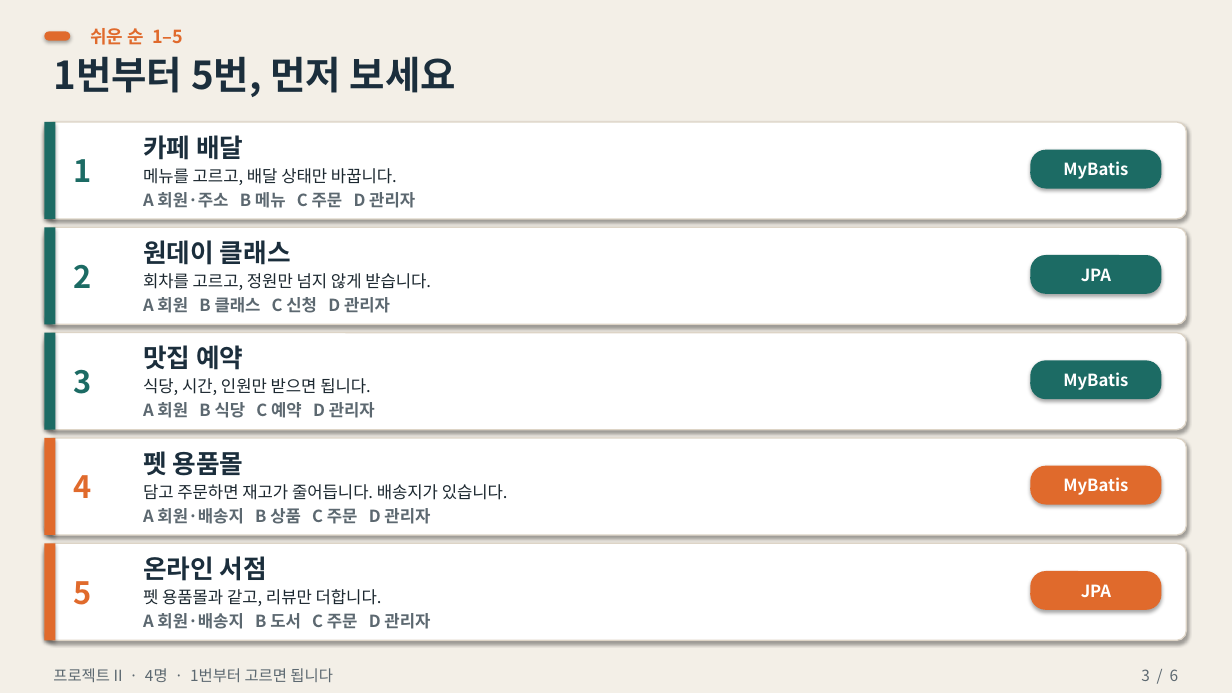
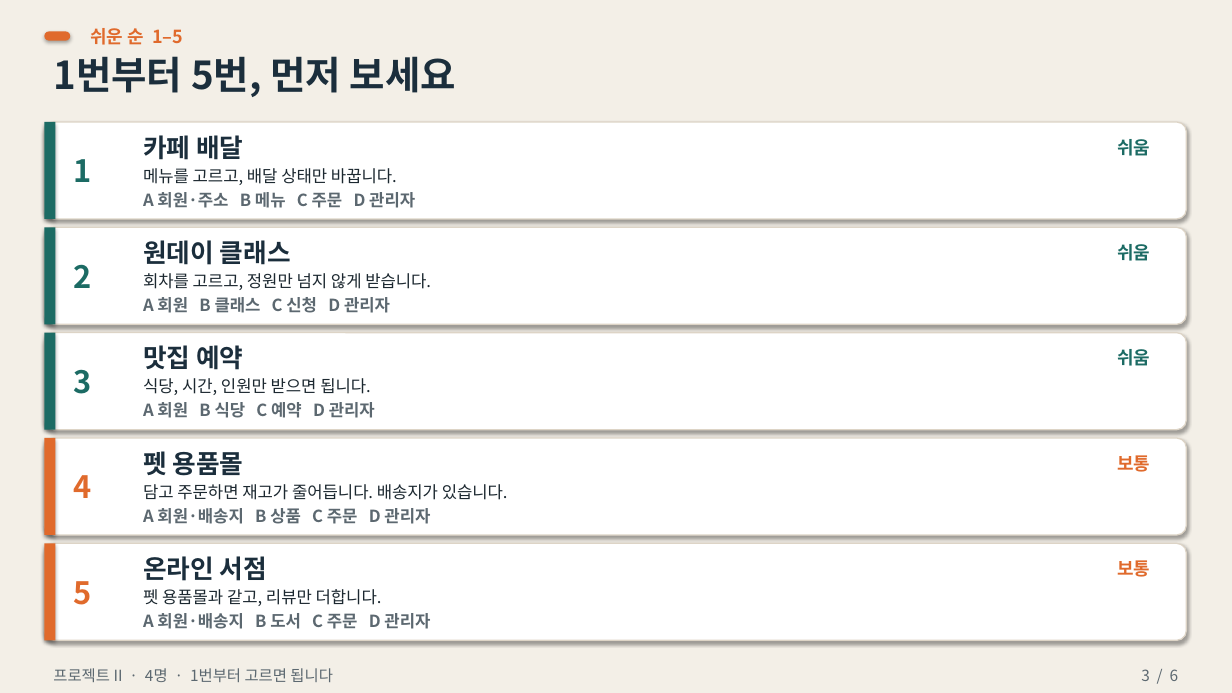
Before and after one commit to destiny54155415/the01, a slide deck: slide 3 of docs/B2C-4인-쉬운순-주제10.pptx. Drawn at 1232x693 pixels with LibreOffice and Linux fonts; fonts in the diff are those of the drawing. Boxes give left, top, right and bottom in pixels: in the first picture for what was removed or moved away, otherwise in the second. Text is boxed around its words. In the diff, an @@ line names an element or a change of style, - is before the commit and + after.

```diff
--- a/docs/B2C-4인-쉬운순-주제10.pptx
+++ b/docs/B2C-4인-쉬운순-주제10.pptx
@@ text added at box(1117, 139, 1150, 156), 14 pt, text #1C6B64, bold @@
+쉬움
@@ rounded rectangle removed at box(1031, 150, 1162, 189) @@
@@ text removed at box(1063, 161, 1128, 179) @@
-MyBatis
@@ rounded rectangle removed at box(1031, 255, 1162, 294) @@
@@ text removed at box(1081, 268, 1111, 282) @@
-JPA
@@ text added at box(1117, 244, 1150, 261), 14 pt, text #1C6B64, bold @@
+쉬움
@@ text added at box(1117, 349, 1150, 366), 14 pt, text #1C6B64, bold @@
+쉬움
@@ rounded rectangle removed at box(1031, 360, 1162, 399) @@
@@ text removed at box(1063, 372, 1128, 390) @@
-MyBatis
@@ rounded rectangle removed at box(1031, 466, 1162, 505) @@
@@ text removed at box(1063, 477, 1128, 495) @@
-MyBatis
@@ text added at box(1117, 455, 1150, 472), 14 pt, text #E06A2C, bold @@
+보통
@@ text added at box(1117, 560, 1150, 577), 14 pt, text #E06A2C, bold @@
+보통
@@ rounded rectangle removed at box(1031, 571, 1162, 610) @@
@@ text removed at box(1081, 584, 1111, 597) @@
-JPA
```
Also in this commit, not shown: 1 other slide changed, 2 other files.
